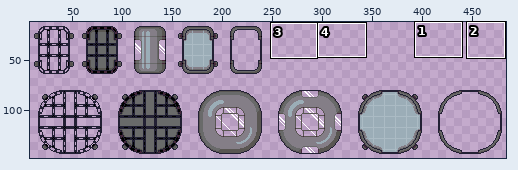
Sprite sheet, stored at game/textures/bases.png. The picture above shows the old version from afar; the outline marks the close-up.
Close-up. Before the edit:
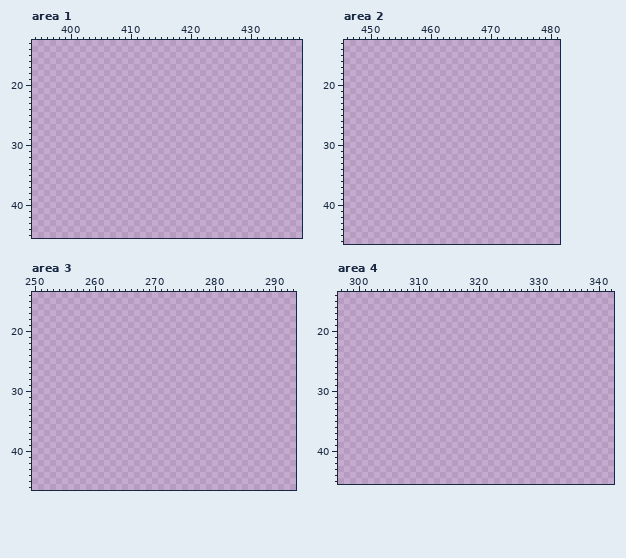
The file is 512x256 pixels. Shown: area 1: x 394..438, y 13..45; area 2: x 446..481, y 13..46; area 3: x 250..293, y 14..46; area 4: x 297..342, y 14..45. The wide view leaves out empty margins. The commit also changed other parts of the picture, which this record leaves out.
Palette (. is transparent): 
And afterwards:
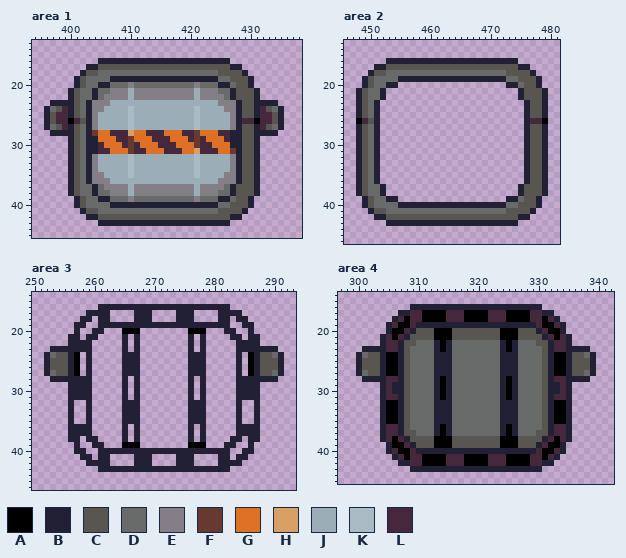
Colours new in this view: A #000000  B #222034  C #595652  D #696a6a  E #847e87  F #663931  G #df7126  H #d9a066  J #9badb7  K #abbbc4  L #45283c
From old to new:
Area 1:
y 16: x 405..426 ...................... -> BBBBBBBBBBBBBBBBBBBBBB
y 17: x 403..428 .......................... -> BBCCCCCCCCCCCCCCCCCCCCCCBB
y 18: x 402..429 ............................ -> BCCDDDDDDDDDDDDDDDDDDDDCCCCB
y 19: x 401..430 .............................. -> BCDDDDBBBBBBBBBBBBBBBBBBDDCCCB
y 20: x 401..430 .............................. -> BCDDBBDDDEDDDDDDDDDDEDDDBBDCCB
y 21: x 400..431 ................................ -> BCDDBDDEEEJEEEEEEEEEEJEEEDDBCCCB
y 22: x 400..431 ................................ -> BCDDBDEEEEJEEEEEEEEEEJEEEEDBCCCB
y 23: x 397..434 ...................................... -> BBBBCDBEEEJJJJJJJJJJJJJJJJJJEEEBCCBBBB
y 24: x 396..435 ........................................ -> BDCLBCDBEEJJJJKJJJJJJJJJJKJJJJEEBCCBLCDB
y 25: x 396..435 ........................................ -> BCLLBCDBEJJJJJKJJJJJJJJJJKJJJJJEBCCBLLCB
y 26: x 396..435 ........................................ -> BCLLALCBEJJJJJKJJJJJJJJJJKJJJJJEBLLALLCB
y 27: x 396..435 ........................................ -> BDCLBCDBEJJJJJKJJJJJJJJJJKJJJJJEBCCBLCDB
y 28: x 397..434 ...................................... -> BBBBCDBFGGLLLHGGLLLGGGLLFGGGLLBBCCBBBB
y 29: x 400..431 ................................ -> BCDBBGGGLLFGGGLLLGGGLFLGGGLBBCCB
y 30: x 400..431 ................................ -> BCDBBLGGGLFLGGGLLLGGGFLLGGGBBCCB
y 31: x 400..431 ................................ -> BCDBBLLGGGFLLGGGLLLGGHLLLGGFBCCB
y 32..34: x 400..431 ................................ -> BCDBEJJJJJKJJJJJJJJJJKJJJJJEBCCB
y 35: x 400..431 ................................ -> BCDBEEJJJJKJJJJJJJJJJKJJJJEEBCCB
y 36: x 400..431 ................................ -> BCDBEEEJJJJJJJJJJJJJJJJJJEEEBCCB
y 37: x 400..431 ................................ -> BCDDBDEEEEJEEEEEEEEEEJEEEEDBCCCB
y 38: x 400..431 ................................ -> BCDDBDDEEEJEEEEEEEEEEJEEEDDBCCCB
y 39: x 401..430 .............................. -> BCDDBBDDDEDDDDDDDDDDEDDDBBDCCB
y 40: x 401..430 .............................. -> BCDDDDBBBBBBBBBBBBBBBBBBDDCCCB
y 41: x 402..429 ............................ -> BCCDDDDDDDDDDDDDDDDDDDDCCCCB
y 42: x 403..428 .......................... -> BBCCCCCCCCCCCCCCCCCCCCCCBB
y 43: x 405..426 ...................... -> BBBBBBBBBBBBBBBBBBBBBB
Area 2:
y 16: x 453..474 ...................... -> BBBBBBBBBBBBBBBBBBBBBB
y 17: x 451..476 .......................... -> BBCCCCCCCCCCCCCCCCCCCCCCBB
y 18: x 450..477 ............................ -> BCCDDDDDDDDDDDDDDDDDDDDCCCCB
y 19: x 449..478 .............................. -> BCDDDDBBBBBBBBBBBBBBBBBBDDCCCB
y 20: x 449..454 ...... -> BCDDBB; x 473..478 ...... -> BBDCCB
y 21..22: x 448..452 ..... -> BCDDB; x 475..479 ..... -> BCCCB
y 23..25: x 448..451 .... -> BCDB; x 476..479 .... -> BCCB
y 26: x 448..451 .... -> ALCB; x 476..479 .... -> BLLA
y 27..36: x 448..451 .... -> BCDB; x 476..479 .... -> BCCB
y 37..38: x 448..452 ..... -> BCDDB; x 475..479 ..... -> BCCCB
y 39: x 449..454 ...... -> BCDDBB; x 473..478 ...... -> BBDCCB
y 40: x 449..478 .............................. -> BCDDDDBBBBBBBBBBBBBBBBBBDDCCCB
y 41: x 450..477 ............................ -> BCCDDDDDDDDDDDDDDDDDDDDCCCCB
y 42: x 451..476 .......................... -> BBCCCCCCCCCCCCCCCCCCCCCCBB
y 43: x 453..474 ...................... -> BBBBBBBBBBBBBBBBBBBBBB
Area 3:
y 16: x 261..282 ...................... -> BBBBBBBBBBBBBBBBBBBBBB
y 17: x 259..262 .... -> BBBB; x 267..269 ... -> BBB; x 274..276 ... -> BBB; x 281..284 .... -> BBBB
y 18: x 258..259 .. -> BB; x 261..262 .. -> BB; x 267..269 ... -> BBB; x 274..276 ... -> BBB; x 281..282 .. -> BB; x 284..285 .. -> BB
y 19: x 257..258 .. -> BB; x 261..282 ...................... -> BBBBBBBBBBBBBBBBBBBBBB; x 285..286 .. -> BB
y 20: x 257 . -> B; x 260..261 .. -> BB; x 265..267 ... -> AAA; x 276..278 ... -> AAA; x 282..283 .. -> BB; x 286 . -> B
y 21: x 256..257 .. -> BB; x 259..260 .. -> BB; x 265 . -> B; x 267 . -> B; x 276 . -> B; x 278 . -> B; x 283..284 .. -> BB; x 286..287 .. -> BB
y 22: x 256..259 .... -> BBBB; x 265 . -> B; x 267 . -> B; x 276 . -> B; x 278 . -> B; x 284..287 .... -> BBBB
y 23: x 253..259 ....... -> BBBBBBB; x 265 . -> B; x 267 . -> B; x 276 . -> B; x 278 . -> B; x 284..290 ....... -> BBBBBBB
y 24: x 252..257 ...... -> BDCCBA; x 259 . -> B; x 265..267 ... -> BBB; x 276..278 ... -> BBB; x 284 . -> B; x 286..291 ...... -> ABCCDB
y 25..26: x 252..257 ...... -> BCCCBA; x 259 . -> B; x 265..267 ... -> BBB; x 276..278 ... -> BBB; x 284 . -> B; x 286..291 ...... -> ABCCCB
y 27: x 252..257 ...... -> BDCCBA; x 259 . -> B; x 265..267 ... -> BBB; x 276..278 ... -> BBB; x 284 . -> B; x 286..291 ...... -> ABCCDB
y 28: x 253..259 ....... -> BBBBBBB; x 265 . -> B; x 267 . -> B; x 276 . -> B; x 278 . -> B; x 284..290 ....... -> BBBBBBB
y 29..31: x 256..259 .... -> BBBB; x 265 . -> B; x 267 . -> B; x 276 . -> B; x 278 . -> B; x 284..287 .... -> BBBB
y 32..35: x 256 . -> B; x 259 . -> B; x 265..267 ... -> BBB; x 276..278 ... -> BBB; x 284 . -> B; x 287 . -> B
y 36..37: x 256..259 .... -> BBBB; x 265 . -> B; x 267 . -> B; x 276 . -> B; x 278 . -> B; x 284..287 .... -> BBBB
y 38: x 256..257 .. -> BB; x 259..260 .. -> BB; x 265 . -> B; x 267 . -> B; x 276 . -> B; x 278 . -> B; x 283..284 .. -> BB; x 286..287 .. -> BB
y 39: x 257 . -> B; x 260..261 .. -> BB; x 265..267 ... -> AAA; x 276..278 ... -> AAA; x 282..283 .. -> BB; x 286 . -> B
y 40: x 257..258 .. -> BB; x 261..282 ...................... -> BBBBBBBBBBBBBBBBBBBBBB; x 285..286 .. -> BB
y 41: x 258..259 .. -> BB; x 261..262 .. -> BB; x 267..269 ... -> BBB; x 274..276 ... -> BBB; x 281..282 .. -> BB; x 284..285 .. -> BB
y 42: x 259..262 .... -> BBBB; x 267..269 ... -> BBB; x 274..276 ... -> BBB; x 281..284 .... -> BBBB
y 43: x 261..282 ...................... -> BBBBBBBBBBBBBBBBBBBBBB
Area 4:
y 16: x 309..330 ...................... -> BBBBBBBBBBBBBBBBBBBBBB
y 17: x 307..332 .......................... -> BBLLAAAALLLAAAALLLAAAALLBB
y 18: x 306..333 ............................ -> BLALLAAAALLLAAAALLLAAAALLALB
y 19: x 305..334 .............................. -> BLAALBBBBBBBBBBBBBBBBBBBBLAALB
y 20: x 305..334 .............................. -> BAALBCCCAAACCCCCCCCAAACCCBLAAB
y 21: x 304..335 ................................ -> BLALBCCCCAAACCCCCCCCAAACCCCBLALB
y 22: x 304..335 ................................ -> BLLBCCDDDBABDDDDDDDDBABDDDCCBLLB
y 23: x 301..338 ...................................... -> BBBBLLBCDDDDBABDDDDDDDDBABDDDDCBLLBBBB
y 24: x 300..339 ........................................ -> BDCCBAABCDDDDBBBDDDDDDDDBBBDDDDCBAABCCDB
y 25..26: x 300..339 ........................................ -> BCCCBAABCDDDDBBBDDDDDDDDBBBDDDDCBAABCCCB
y 27: x 300..339 ........................................ -> BDCCBAABCDDDDBBBDDDDDDDDBBBDDDDCBAABCCDB
y 28: x 301..338 ...................................... -> BBBBLLBCDDDDBABDDDDDDDDBABDDDDCBLLBBBB
y 29..30: x 304..335 ................................ -> BLBBCDDDDBABDDDDDDDDBABDDDDCBBLB
y 31: x 304..335 ................................ -> BLLBCDDDDBABDDDDDDDDBABDDDDCBLLB
y 32..35: x 304..335 ................................ -> BAABCDDDDBBBDDDDDDDDBBBDDDDCBAAB
y 36: x 304..335 ................................ -> BLLBCDDDDBABDDDDDDDDBABDDDDCBLLB
y 37: x 304..335 ................................ -> BLLBCCDDDBABDDDDDDDDBABDDDCCBLLB
y 38: x 304..335 ................................ -> BLALBCCCCAAACCCCCCCCAAACCCCBLALB
y 39: x 305..334 .............................. -> BAALBCCCAAACCCCCCCCAAACCCBLAAB
y 40: x 305..334 .............................. -> BLAALBBBBBBBBBBBBBBBBBBBBLAALB
y 41: x 306..333 ............................ -> BLALLAAAALLLAAAALLLAAAALLALB
y 42: x 307..332 .......................... -> BBLLAAAALLLAAAALLLAAAALLBB
y 43: x 309..330 ...................... -> BBBBBBBBBBBBBBBBBBBBBB
Changed places in both close-ups, as pixel boxes (x1, y1, x2, y2):
added: (44, 58, 284, 226)
added: (356, 58, 548, 226)
added: (44, 304, 284, 472)
added: (356, 304, 596, 472)
